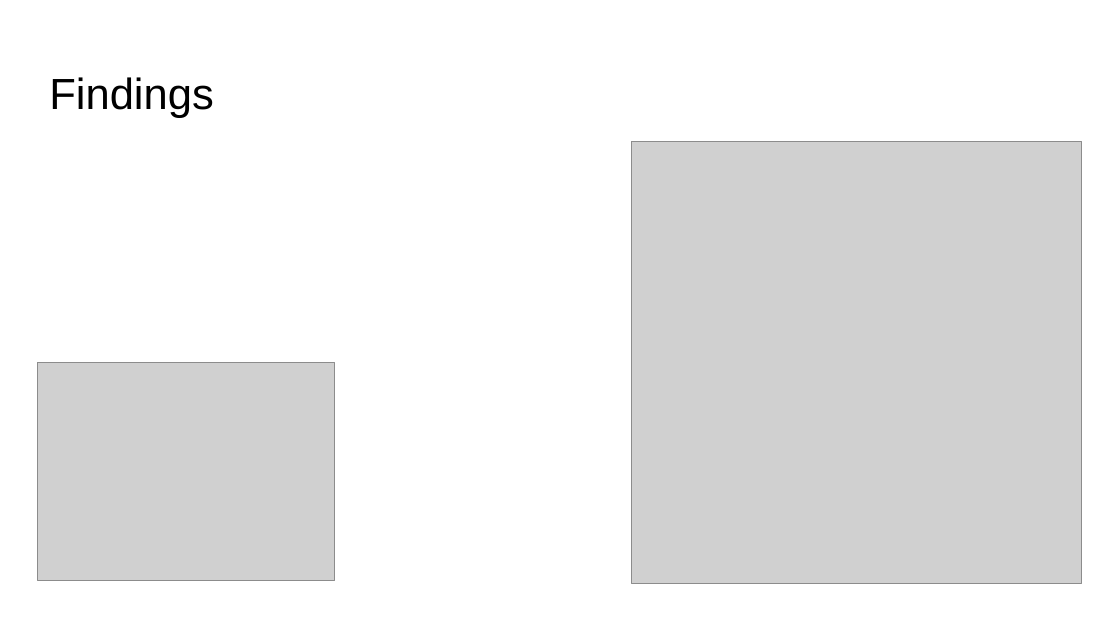
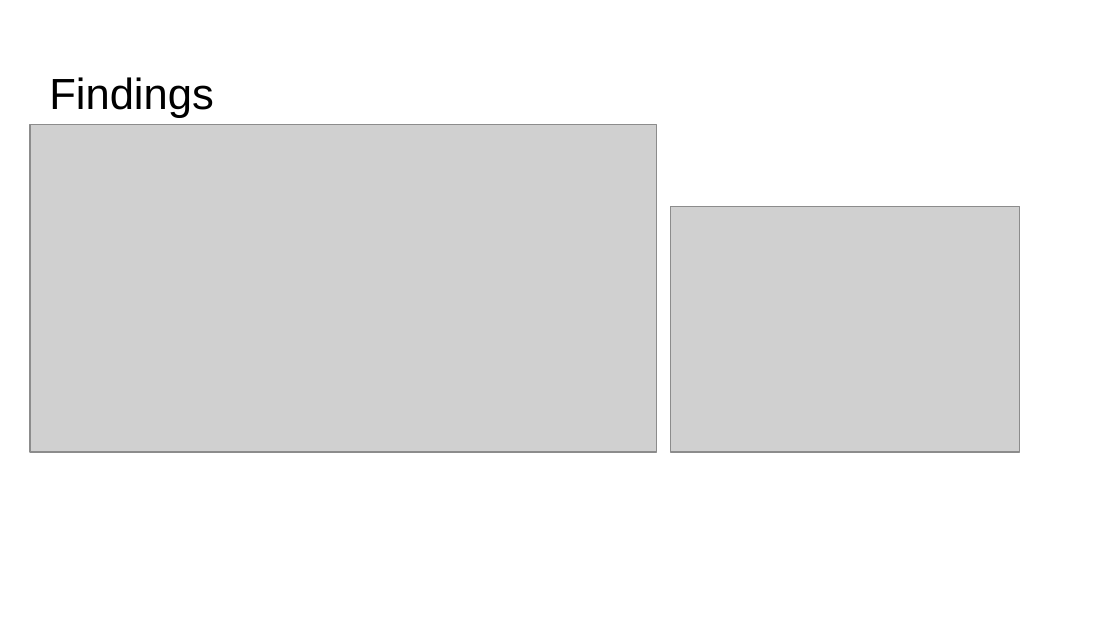
Before and after one commit to an-m-t/EDX-Final-Project-Week, a slide deck: slide 10 of DSE 200X Final Project Presentation Template.pptx. Drawn at 1120x630 pixels with LibreOffice and Linux fonts; fonts in the diff are those of the drawing; grey boxes stand for pictures. Boxes give left, top, right and bottom in pixels: in the first picture for what was removed or moved away, otherwise in the second. Text is boxed around its words. In the diff, an @@ line names an element or a change of style, - is before the commit and + after.

```diff
--- a/DSE 200X Final Project Presentation Template.pptx
+++ b/DSE 200X Final Project Presentation Template.pptx
@@ picture added at (x1=30, y1=124, x2=657, y2=451) @@
@@ picture removed at (x1=632, y1=141, x2=1082, y2=584) @@
@@ picture added at (x1=671, y1=206, x2=1020, y2=452) @@
@@ picture removed at (x1=38, y1=363, x2=335, y2=581) @@
```
Also in this commit, not shown: 1 other slide changed, 6 other files.
